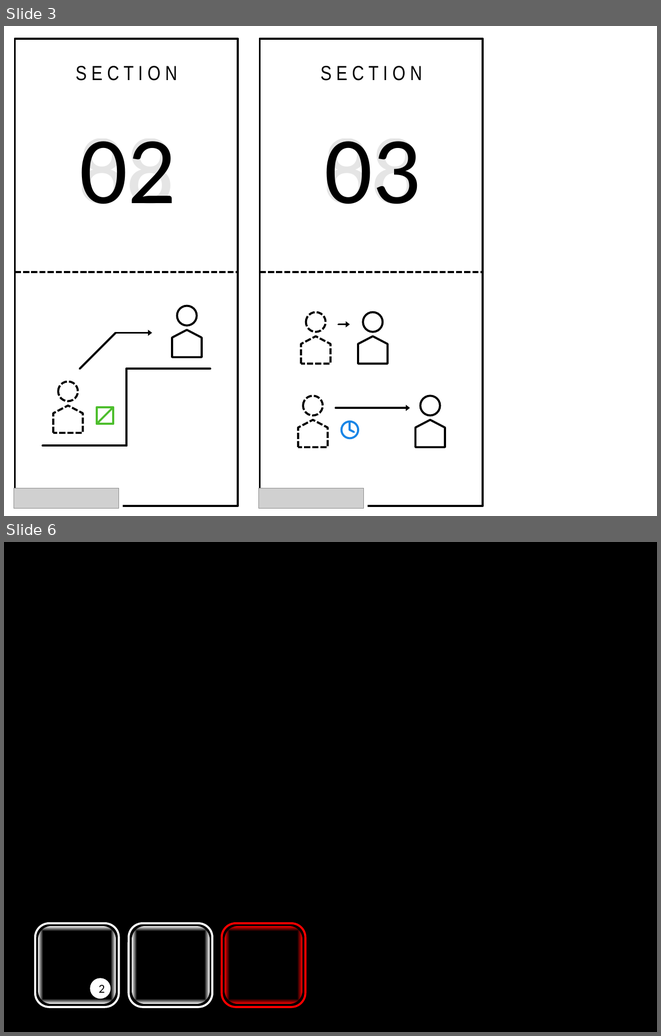
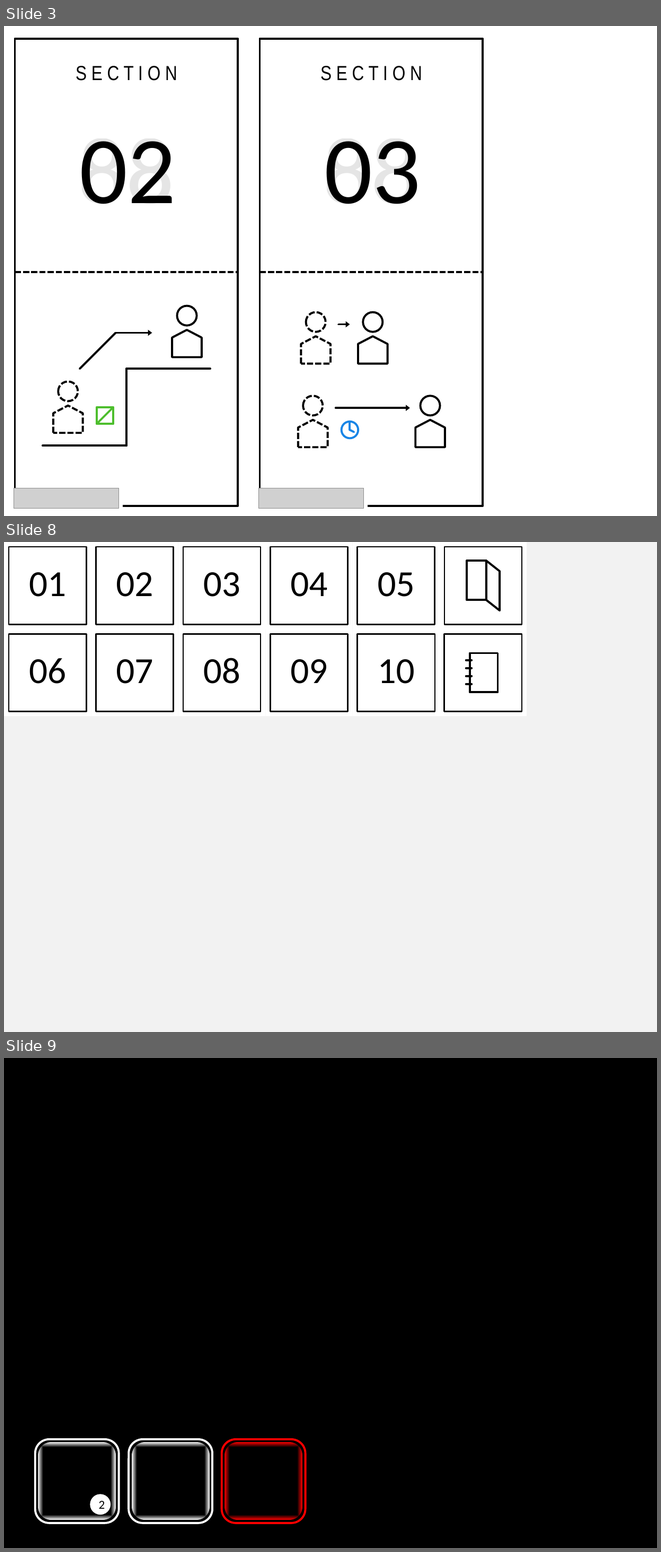
Before and after one commit to DevelopingEmpire/Chronospace_platformer, a slide deck: Assets/5_images/chronospace_logo.pptx. Shown one above the other, each under a label of ours: slides 3 and 6 before the commit, slides 3, 8 and 9 after it; the slides between them are not shown. The pictures are 661x1036 and 661x1552 pixels, drawn with LibreOffice and Linux fonts; fonts in the diff are those of the drawing; grey boxes stand for pictures. Boxes give left, top, right and bottom in pixels: in the first picture for what was removed or moved away, otherwise in the second. Text is boxed around its words. In the diff, an @@ line names an element or a change of style, - is before the commit and + after.

```diff
--- a/Assets/5_images/chronospace_logo.pptx
+++ b/Assets/5_images/chronospace_logo.pptx
@@ slide 8 added at (x1=4, y1=542, x2=657, y2=1032), background #F2F2F2 @@
@@ rectangle added at (x1=9, y1=547, x2=86, y2=624), outline #000000 2 pt @@
@@ rectangle added at (x1=96, y1=547, x2=174, y2=624), outline #000000 2 pt @@
@@ rectangle added at (x1=183, y1=547, x2=261, y2=624), outline #000000 2 pt @@
@@ rectangle added at (x1=271, y1=547, x2=348, y2=624), outline #000000 2 pt @@
@@ rectangle added at (x1=357, y1=547, x2=434, y2=624), outline #000000 2 pt @@
@@ text added at (x1=29, y1=572, x2=66, y2=597), 54 pt, text #000000 @@
+01
@@ text added at (x1=116, y1=572, x2=153, y2=597), 54 pt, text #000000 @@
+02
@@ text added at (x1=203, y1=572, x2=240, y2=597), 54 pt, text #000000 @@
+03
@@ text added at (x1=290, y1=572, x2=327, y2=597), 54 pt, text #000000 @@
+04
@@ text added at (x1=378, y1=572, x2=415, y2=597), 54 pt, text #000000 @@
+05
@@ group added at (x1=440, y1=542, x2=527, y2=629): 3 rectangles, 1 parallelogram @@
@@ rectangle added at (x1=4, y1=629, x2=91, y2=716), fill #FFFFFF, 54 pt, text #000000 @@
+06
@@ rectangle added at (x1=9, y1=634, x2=86, y2=712), outline #000000 2 pt @@
@@ rectangle added at (x1=96, y1=634, x2=174, y2=712), outline #000000 2 pt @@
@@ rectangle added at (x1=183, y1=634, x2=261, y2=712), outline #000000 2 pt @@
@@ rectangle added at (x1=271, y1=634, x2=348, y2=712), outline #000000 2 pt @@
@@ rectangle added at (x1=357, y1=634, x2=434, y2=712), outline #000000 2 pt @@
@@ text added at (x1=116, y1=659, x2=153, y2=684), 54 pt, text #000000 @@
+07
@@ text added at (x1=203, y1=658, x2=240, y2=684), 54 pt, text #000000 @@
+08
@@ text added at (x1=290, y1=659, x2=327, y2=684), 54 pt, text #000000 @@
+09
@@ text added at (x1=378, y1=659, x2=415, y2=684), 54 pt, text #000000 @@
+10
@@ group added at (x1=440, y1=629, x2=527, y2=716): 4 lines, 3 rectangles @@
@@ what was slide 6 is now slide 9 @@
```
Also in this commit, not shown: 2 slides changed, 2 other slides added, 21 other files.
